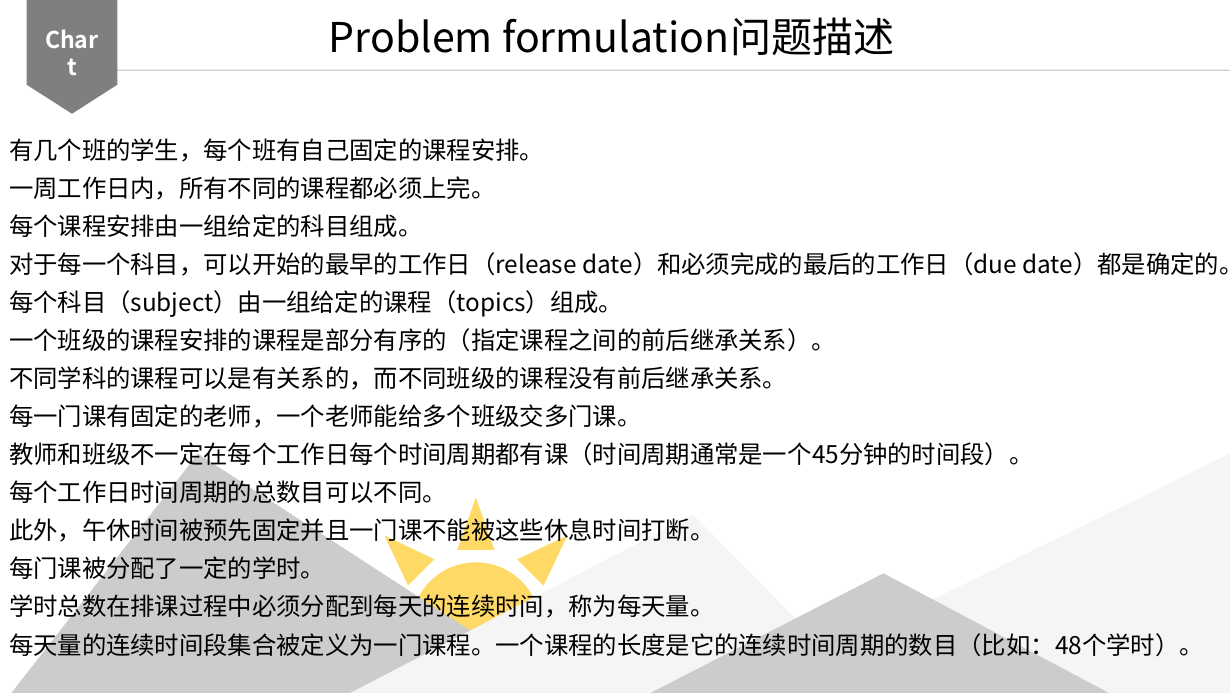
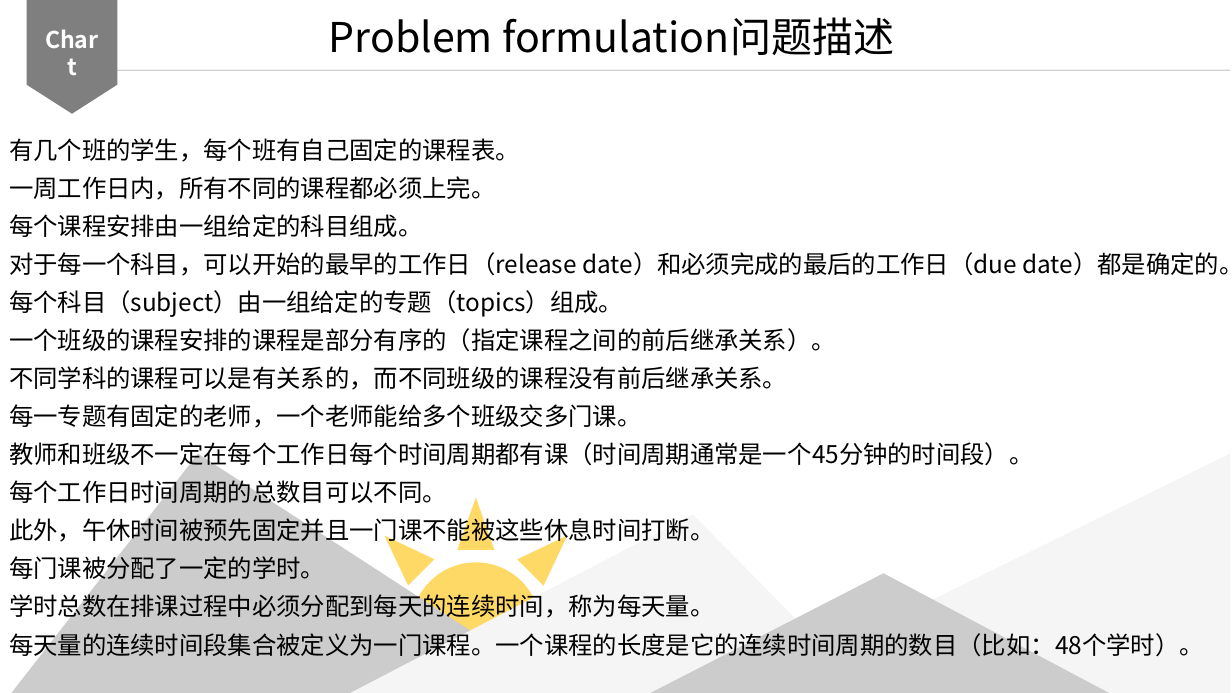
Before and after one commit to MXlwq/PaperAndTrans, a slide deck: slide 7 of 20160313.pptx. Drawn at 1232x693 pixels with LibreOffice and Linux fonts; fonts in the diff are those of the drawing. Boxes give left, top, right and bottom in pixels: in the first picture for what was removed or moved away, otherwise in the second. Text is boxed around its words. In the diff, an @@ line names an element or a change of style, - is before the commit and + after.

```diff
--- a/20160313.pptx
+++ b/20160313.pptx
@@ text at [9,138,520,162]: text changed @@
-有几个班的学生，每个班有自己固定的课程安排。
+有几个班的学生，每个班有自己固定的课程表。
@@ text at [9,290,623,317]: text changed @@
-每个科目（subject）由一组给定的课程（topics）组成。
+每个科目（subject）由一组给定的专题（topics）组成。
@@ text at [9,404,641,428]: text changed @@
-每一门课有固定的老师，一个老师能给多个班级交多门课。
+每一专题有固定的老师，一个老师能给多个班级交多门课。
```
Also in this commit, not shown: 2 other slides changed, 1 other file.
